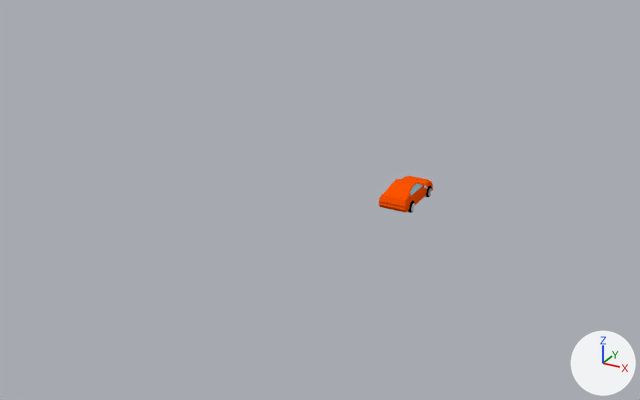
A saved change to the Blender file Blender/racetrack/racetrack.blend.
One viewpoint serves both versions: a 50 mm camera at (38.4, -91.5, 41.0) aimed at (-12.0, 0.2, -4.8). Every picture has the same lights, and +X, +Y and +Z are marked at lower right.
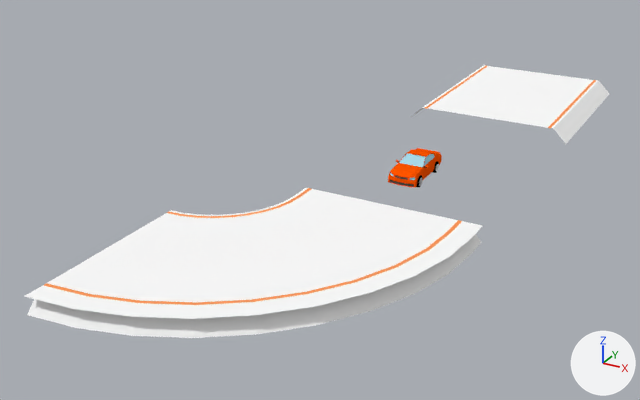
Commit message: 11, racetrack start

Pixel boxes [x1, y1, x2, y2] of what changed, in the pictures (640 x 400 px):
'Curve', added: after [25, 188, 482, 338]
    faces in mat_road (white #ffffff): [25, 188, 482, 338]
    faces in mat_boundary (orange #ff9a58): [44, 188, 462, 305]
'Straight', added: after [411, 65, 609, 144]
    faces in mat_road (white #ffffff): [411, 65, 609, 144]
    faces in mat_boundary (orange #ff9a58): [425, 66, 596, 128]
'Cube', moved, turned: before [379, 176, 433, 213]; after [388, 148, 442, 187]

Edits to the bpy script that builds the scene:
```text
Add mat_boundary:
    mat_boundary = diffuse_material('Boundary')
    mat_boundary.base_color = (1.0, 0.325, 0.0966)  # orange #ff9a58
Add mat_road:
    mat_road = diffuse_material('Road')
    mat_road.base_color = (1.0, 1.0, 1.0)  # white #ffffff
Add me_plane:
    me_plane.from_pydata(...)  # 99 vertices, 80 faces; spans x -3.2..0.0, y 0.0..3.5, z -0.2..0.0
    # faces by material slot: [60, 20]
    me_plane.materials.append(mat_road)  # white #ffffff
    me_plane.materials.append(mat_boundary)  # orange #ff9a58
Add me_plane_002:
    me_plane_002.from_pydata([(-1.04, -3.54, 0.0), (-0.8, -3.54, -0.2), (-2.92, -3.54, 0.0), (-2.96, -3.54, 0.0), (-1.0, -3.54, 0.0), (-1.08, -3.54, 0.0), (-3.0, -6.32, 0.0), (-3.0, -3.54, 0.0), (-0.8, -6.32, -0.2), (-3.2, -6.32, -0.2), (-3.2, -3.54, -0.2), (-2.92, -6.32, 0.0), (-2.96, -6.31, 0.0), (-1.04, -6.32, 0.0), (-1.0, -6.32, 0.0), (-1.08, -6.32, 0.0)], [], [(2, 3, 12, 11), (7, 10, 9, 6), (3, 7, 6, 12), (0, 5, 15, 13), (4, 0, 13, 14), (1, 4, 14, 8), (5, 2, 11, 15)])
    for i in [0, 3]: me_plane_002.polygons[i].material_index = 1
    me_plane_002.materials.append(mat_road)  # white #ffffff
    me_plane_002.materials.append(mat_boundary)  # orange #ff9a58
Change ob_cube:
    ob_cube.location: (0.0, 2.4, -1.3) -> (0.0, 0.0, 1.2)
    ob_cube.rotation_euler: (0.0, 0.0, 0.0) -> (0.0, 0.0, 3.142)  # degrees (0, 0, 0) -> degrees (0, 0, 180)
Add ob_curve:
    ob_curve = bpy.data.objects.new('Curve', me_plane)
    ob_curve.location = (-20.0, -7.0, 0.0)
    ob_curve.rotation_euler = (0.0, 0.0, 3.142)  # degrees (0, 0, 180)
    ob_curve.scale = (9.99, 9.99, 9.99)
Add ob_straight:
    ob_straight = bpy.data.objects.new('Straight', me_plane_002)
    ob_straight.location = (-20.0, -7.0, 0.0)
    ob_straight.rotation_euler = (0.0, 0.0, 3.142)  # degrees (0, 0, 180)
    ob_straight.scale = (9.99, 9.99, 9.99)
```
